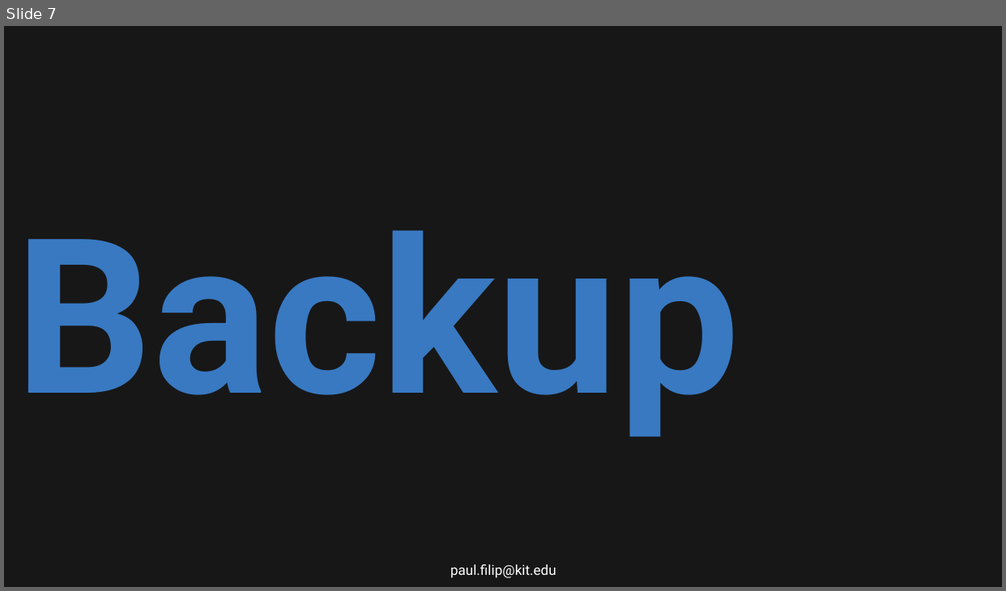
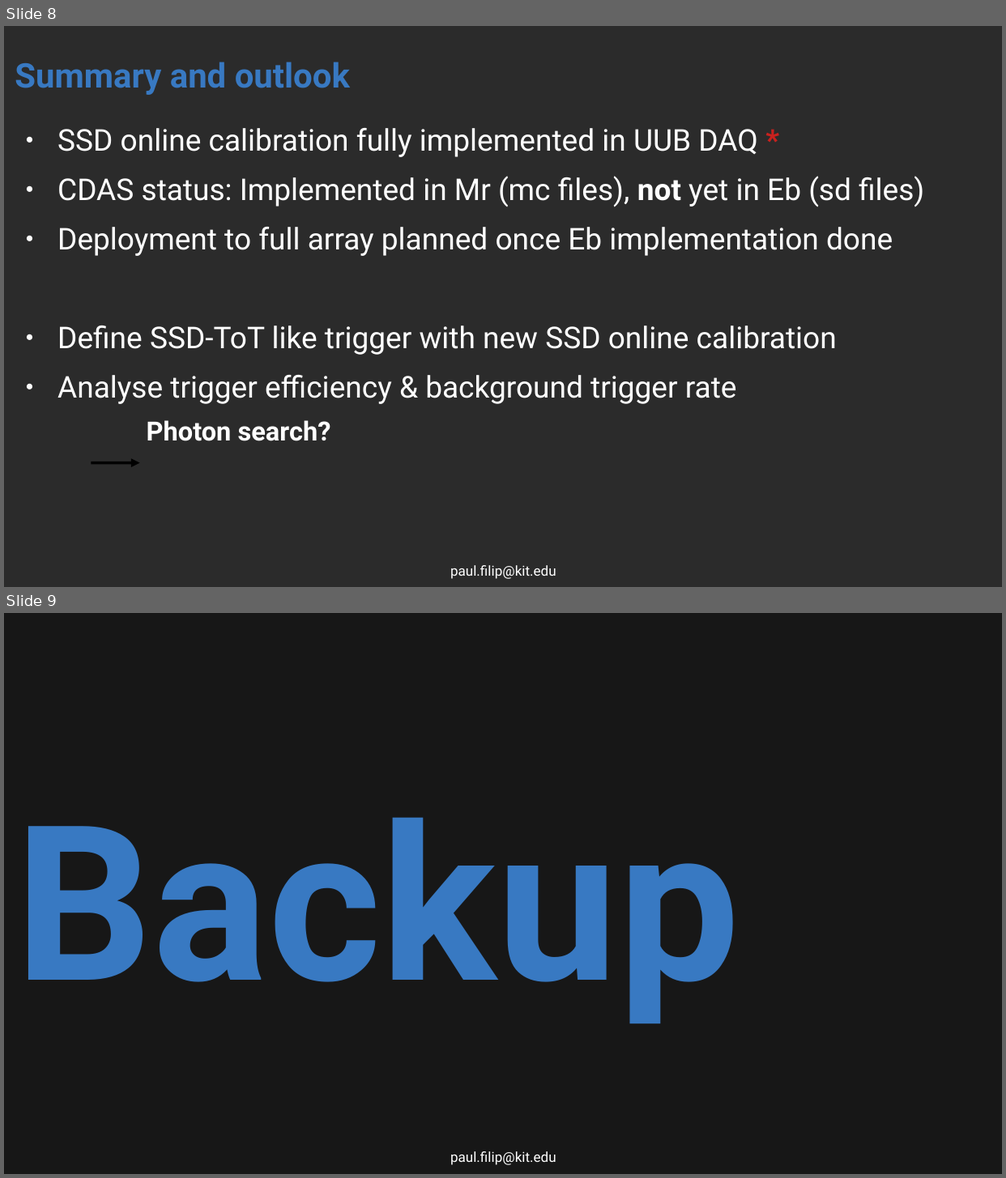
Before and after one commit to Quizznor/phd-thesis, a slide deck: Outreach/malargue_mar_2025/mip_online_calibration/calibration_session_2025_03_9_filip_online_mip.odp. Shown one above the other, each under a label of ours: slide 7 before the commit, slides 8 and 9 after it. The pictures are 1006x591 and 1006x1178 pixels, drawn with LibreOffice and Linux fonts; fonts in the diff are those of the drawing; background and template pictures are left out; a plain dark background stands for a picture behind light text. Boxes give left, top, right and bottom in pixels: in the first picture for what was removed or moved away, otherwise in the second. Text is boxed around its words. In the diff, an @@ line names an element or a change of style, - is before the commit and + after.

Commit message:
finish mip online calib talk

```diff
--- a/Outreach/malargue_mar_2025/mip_online_calibration/calibration_session_2025_03_9_filip_online_mip.odp
+++ b/Outreach/malargue_mar_2025/mip_online_calibration/calibration_session_2025_03_9_filip_online_mip.odp
@@ slide 8 added at bbox=[4, 26, 1002, 587], background picture (left out) @@
@@ title added at bbox=[15, 62, 350, 95], 27 pt, text #3879C2, bold @@
+Summary and outlook
@@ text added at bbox=[57, 128, 924, 442], 23.9 pt, text #FFFFFF @@
+● SSD online calibration fully implemented in UUB DAQ *
+● CDAS status: Implemented in Mr (mc files), not yet in Eb (sd files)
+● Deployment to full array planned once Eb implementation done
+● Define SSD-ToT like trigger with new SSD online calibration
+● Analyse trigger efficiency & background trigger rate
+  Photon search?
@@ arrow added from (91, 463) to (140, 463), #000000 2.3 pt @@
@@ text added at bbox=[450, 565, 556, 579], 11 pt, text #FFFFFF @@
+paul.filip@kit.edu
@@ what was slide 7 is now slide 9 @@
```
Also in this commit, not shown: 2 slides changed, 2 other slides added, 8 other files.
